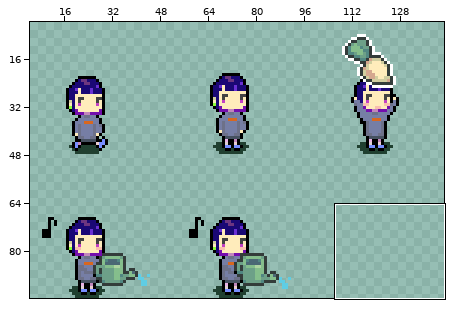
Sprite sheet, stored at scene/Player/player.png. The picture above shows the old version from afar; the outline marks the close-up.
Close-up. The starting point:
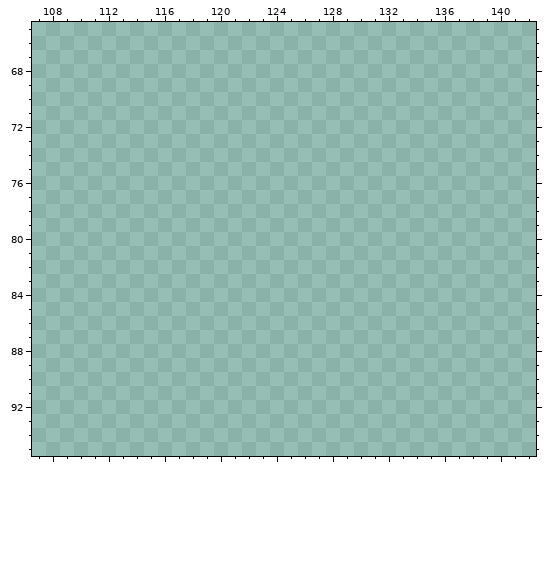
The file is 144x96 pixels. Shown: x 107..142, y 65..95. The wide view leaves out empty margins.
Now the later version:
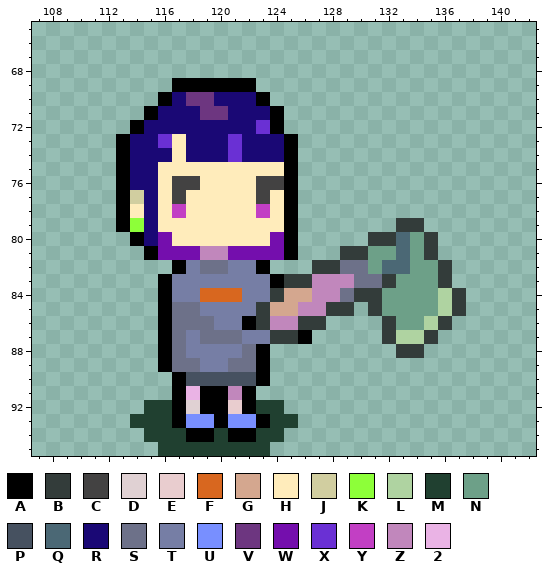
Palette (. is transparent): A #000000  B #333c3a  C #434242  D #e0d1d3  E #e9cdcf  F #d8671f  G #d4a78f  H #ffecbb  J #d1cea0  K #8dff39  L #afd3a1  M #204030  N #6da088  P #465160  Q #4b6875  R #1a0875  S #6d7189  T #767ea5  U #788fff  V #6d3680  W #740ead  X #6a30d4  Y #c23fc4  Z #c187bc  2 #eab3e5
Change:
{"y":69,"x":117,"old":"......","new":"AAAAAA"}
{"y":70,"x":116,"old":"........","new":"ARVVRRRA"}
{"y":71,"x":115,"old":"..........","new":"ARRRVVRRRA"}
{"y":72,"x":114,"old":"...........","new":"ARRRRRRRRXA"}
{"y":73,"x":113,"old":".............","new":"ARRXHRRRXRRRA"}
{"y":74,"x":113,"old":".............","new":"ARRRHRRRXRRRA"}
{"y":75,"x":113,"old":".............","new":"ARRHHHHHHHHHA"}
{"y":76,"x":113,"old":".............","new":"ARRHCCHHHHCCA"}
{"y":77,"x":113,"old":".............","new":"AJRHCHHHHHCHA"}
{"y":78,"x":113,"old":".............","new":"AHRHYHHHHHYHA"}
{"y":79,"x":113,"old":".............","new":"AKRHHHHHHHHHA"}
{"y":79,"x":133,"old":"..","new":"BB"}
{"y":80,"x":114,"old":"............","new":"ARWHHHHHHHWA"}
{"y":80,"x":131,"old":".....","new":"BBQNB"}
{"y":81,"x":115,"old":"...........","new":"AWWWZZWWWWA"}
{"y":81,"x":129,"old":".......","new":"BBNNQNB"}
{"y":82,"x":117,"old":".......","new":"ATSSTTA"}
{"y":82,"x":127,"old":"..........","new":"BBSSNQQNNB"}
{"y":83,"x":116,"old":".....................","new":"ATTTTTTTABBZZZSSBNNNB"}
{"y":84,"x":116,"old":"......................","new":"ATTFFFTTBGGZZSBBNNNNLB"}
{"y":85,"x":116,"old":"..............","new":"ASSTTTTBGGZZBB"}
{"y":85,"x":131,"old":".......","new":"BNNNNLB"}
{"y":86,"x":116,"old":"............","new":"ASSSTTABZZBB"}
{"y":86,"x":132,"old":".....","new":"BNNLB"}
{"y":87,"x":116,"old":"...........","new":"ASTSSSTTBBA"}
{"y":87,"x":132,"old":"....","new":"BLLB"}
{"y":88,"x":116,"old":"........","new":"ASTTTTSA"}
{"y":88,"x":133,"old":"..","new":"BB"}
{"y":89,"x":116,"old":"........","new":"ASSTTSSA"}
{"y":90,"x":117,"old":".......","new":"APPPPPA"}
{"y":91,"x":117,"old":"......","new":"A2AAZA"}
{"y":92,"x":115,"old":"..........","new":"MMADAAEAMM"}
{"y":93,"x":114,"old":"............","new":"MMMAUUAUUAMM"}
{"y":94,"x":115,"old":"..........","new":"MMMAAMAAMM"}
{"y":95,"x":116,"old":"........","new":"MMMMMMMM"}
{"label":"added","picture_box":[116,78,466,456]}
